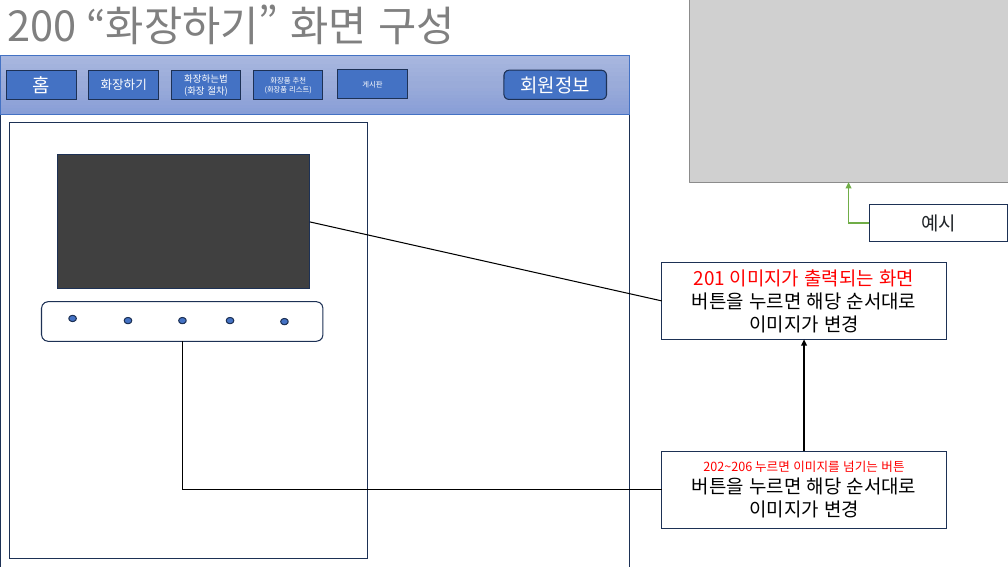
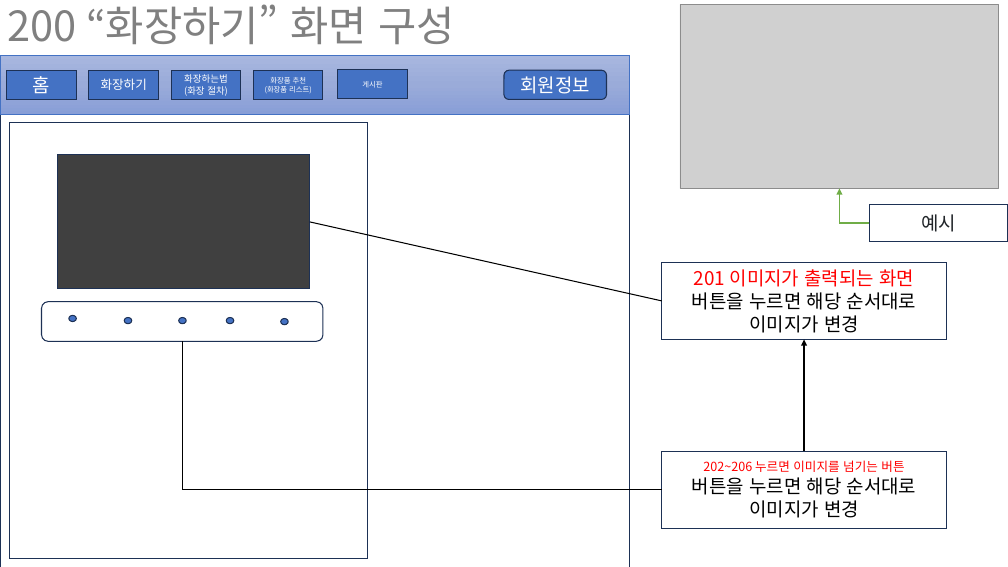
Before and after one commit to hosunghyun/Smart_Makeup_Web, a slide deck: slide 4 of UI프로토타입.pptx. Drawn at 1008x567 pixels with LibreOffice and Linux fonts; fonts in the diff are those of the drawing; grey boxes stand for pictures. Boxes give left, top, right and bottom in pixels: in the first picture for what was removed or moved away, otherwise in the second. Text is boxed around its words. In the diff, an @@ line names an element or a change of style, - is before the commit and + after.

```diff
--- a/UI프로토타입.pptx
+++ b/UI프로토타입.pptx
@@ picture: place and size @@
-picture at (689,0,1008,183)
+picture at (680,5,999,189)
@@ elbow arrow moved from (870, 223) - (848, 182) to (870, 223) - (839, 188) @@
```
Also in this commit, not shown: 1 other slide changed.
